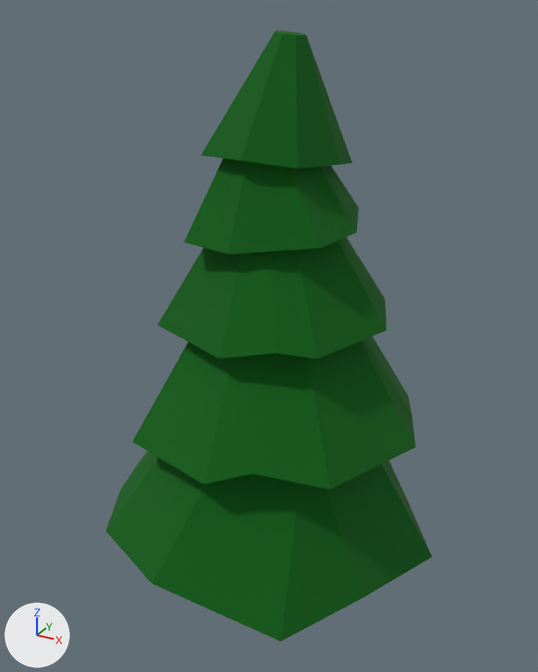
Before and after pictures for a commit that changed the Blender file Age of War 3D/Assets/Models/Terrain/Objekty/strom_ihlicnan.blend.
Camera for both pictures: a 50 mm lens placed at (2.06, -3.75, 3.98), pointed at (-0.04, 0.06, 2.07). Arrows for +X, +Y and +Z are at lower left; the lights stay in place.

In view in the first picture: 'strom_ihlicnan'.
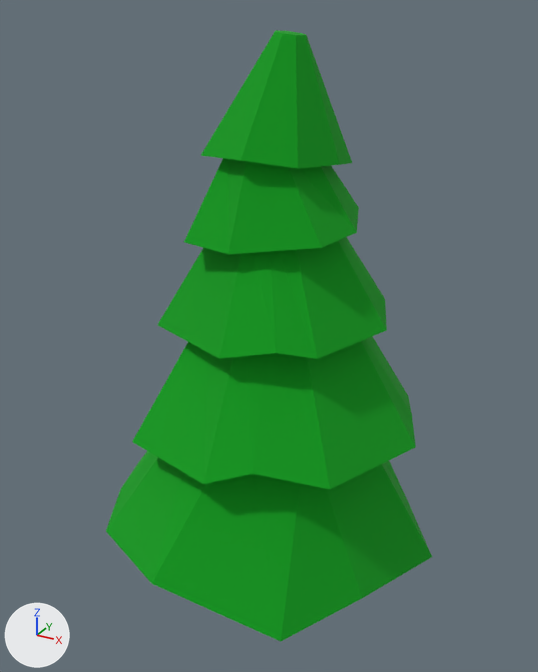
Pixel boxes [x1, y1, x2, y2] of what changed, in the pictures (538 x 672 px):
```json
{"object": "strom_ihlicnan", "change": "recoloured", "before": [106, 30, 432, 641], "after": [106, 30, 432, 641]}
```

Edits to the scene script, one JSON object a line:
```json
{"op": "set", "path": "mat_material_001.base_color", "old": "(0.0, 0.116, 0.00488)", "new": "(0.0, 0.343, 0.00965)", "note": "dark green #00600f -> green #009e19"}
```
